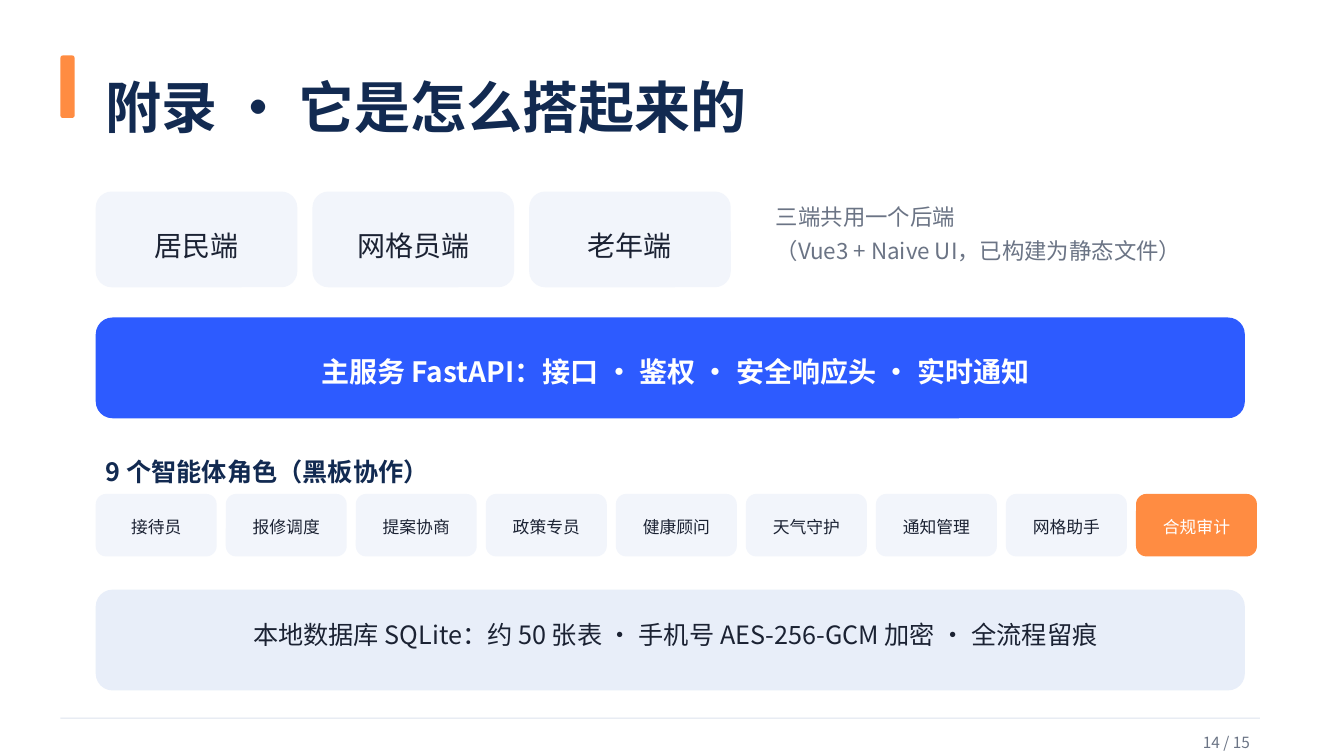
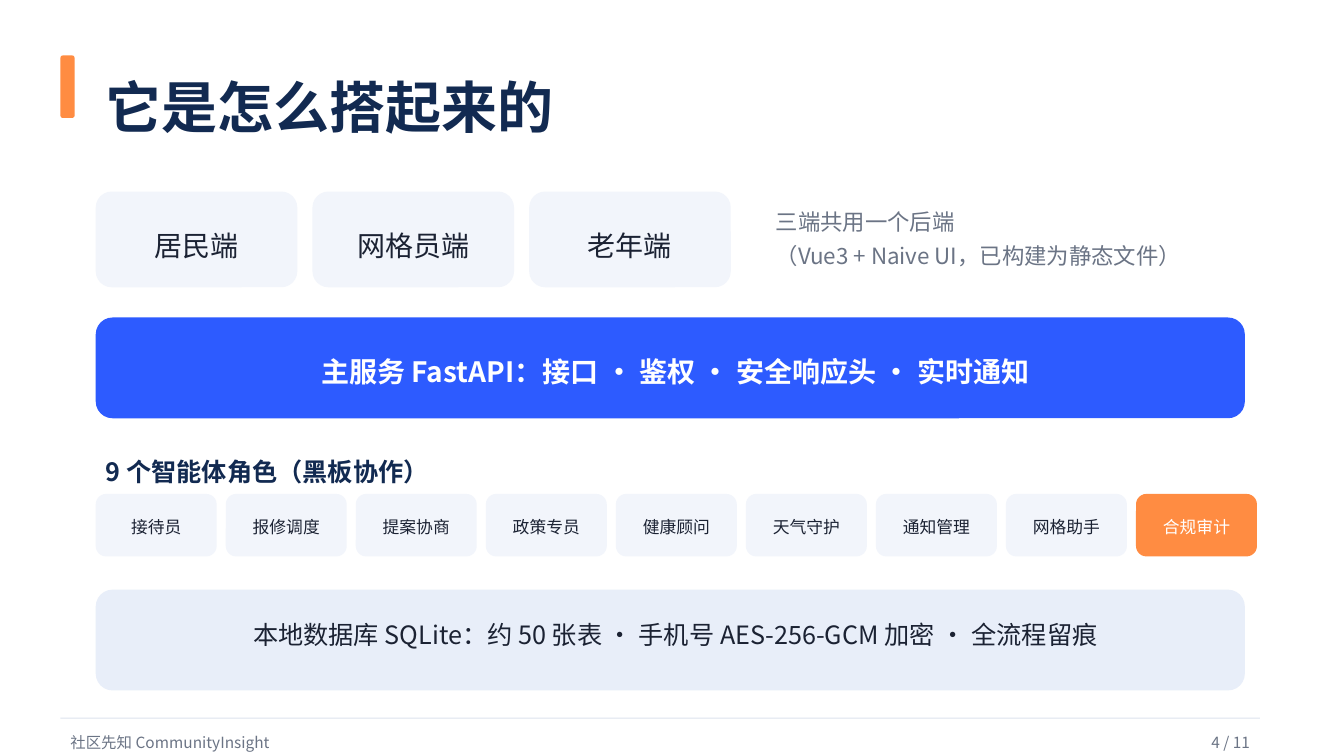
Before and after one commit to woshuofengsu/campus-insight-agent, a slide deck: slide 4 of docs/competition/9月22日路演-社区先知.pptx (slide 14 before the commit). Drawn at 1344x756 pixels with LibreOffice and Linux fonts; fonts in the diff are those of the drawing. Boxes give left, top, right and bottom in pixels: in the first picture for what was removed or moved away, otherwise in the second. Text is boxed around its words. In the diff, an @@ line names an element or a change of style, - is before the commit and + after.

Commit message:
把附录三页提升进正文：架构与数据流 / 再看几处细节 / 现在能用的功能（正文 8→11 页）
用户要求：把附录里的「更多界面」「现在能用的功能」「它是怎么搭起来的」放进正文。

一、正文重排为 11 页
1 封面 / 2 痛点 / 3 方案总览 / 4 它是怎么搭起来的（架构与数据流）/ 5 多智能体与双层防线（重点）
6 适老化 / 7 五步走完一套流程 / 8 再看几处细节 / 9 现在能用的功能 / 10 数字墙 / 11 位置与三个诉求

二、保留部分
- 备用 2 页：为什么规则为主·大模型为辅 / 防编造与数据安全
- 附录 2 页：如需看实物 / 最常被问的四个问题

三、顺手理顺的两件事
- 页码体系改为一套：正文显示 n/11；附录页给「附录」文字标签（不再出现 n/11 与 n/15 两套分母）
- 讲者备注扩为 16 条、与页面顺序一一对应，新增架构页与功能页的讲法

四、生成脚本重写（结构更清楚，经验全部保留）
- 抽出 ROLES 常量（3、4 两页共用九个角色）
- 新增 pic_fit()：竖屏手机截图统一走 letterbox，避免"按宽度缩放变很高压住说明"的老问题
- 页面文字继续不含任何"给作者自己看"的说明（未做美化/本地可复现/舞台提示等一律不写）

验证：ruff 0 · verify_ppt 问题条目 0 · 真 PowerPoint 打开成功并导出 15 页预览 PDF（697KB）

```diff
--- a/docs/competition/9月22日路演-社区先知.pptx
+++ b/docs/competition/9月22日路演-社区先知.pptx
@@ text at bbox=[106, 80, 554, 134]: text changed @@
-附录 · 它是怎么搭起来的
+它是怎么搭起来的
@@ text "三端共用一个后端": place and size @@
-text "三端共用一个后端" at bbox=[776, 206, 1181, 261]
+text "三端共用一个后端" at bbox=[776, 211, 1181, 266]
@@ text added at bbox=[70, 735, 270, 752], 11 pt, text #6B7485 @@
+社区先知 CommunityInsight
@@ text removed at bbox=[1203, 736, 1250, 748] @@
-14 / 15
@@ text added at bbox=[1211, 736, 1250, 748], 11 pt, text #6B7485 @@
+4 / 11
```
Also in this commit, not shown: 13 other slides changed, 1 other file.
